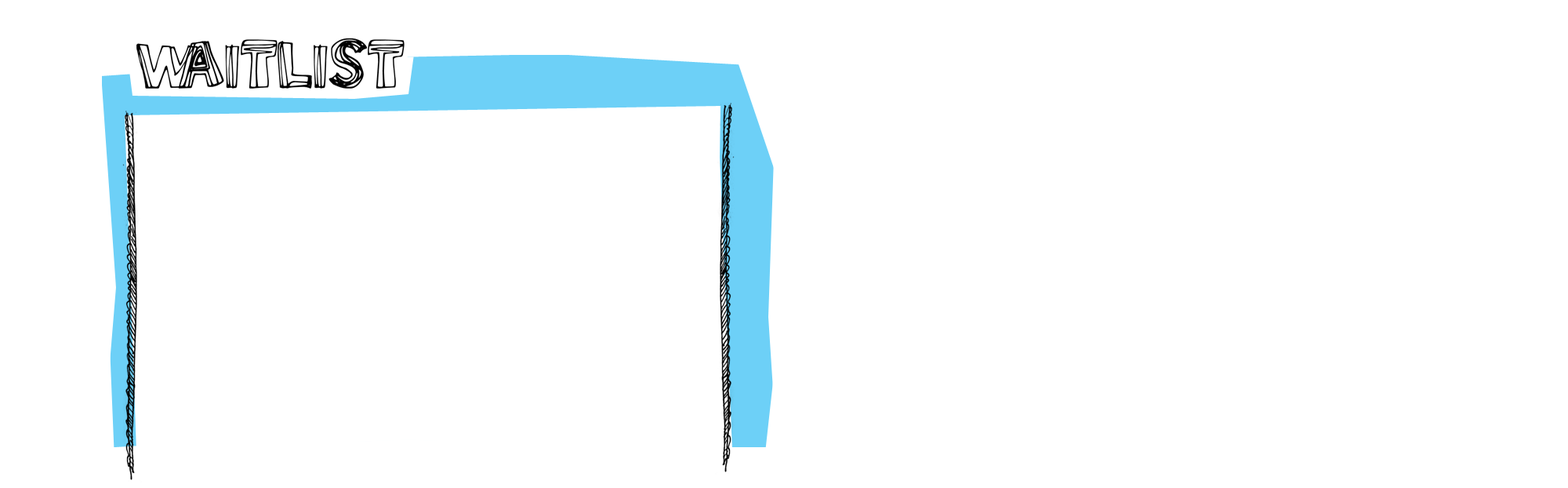
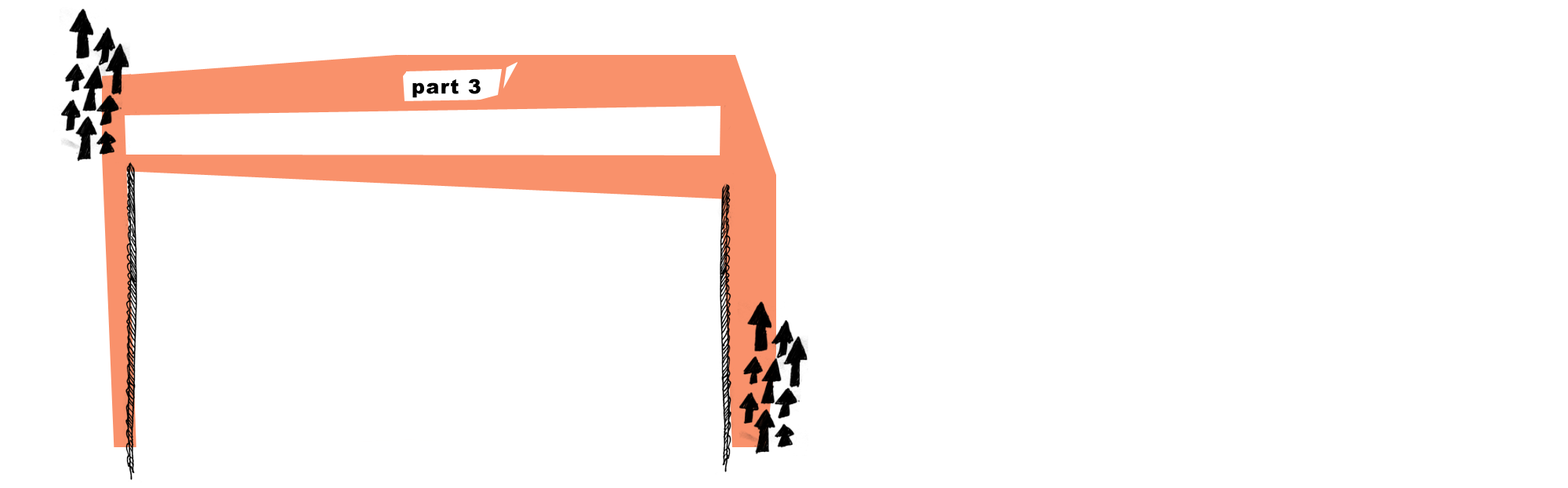
Layer changes from the first 1568x488 image to the second:
hid group "WAITLIST" (5 layers) over [53, 7, 809, 455]
showed group "FORM2" (9 layers) over [53, 7, 809, 455]
added layer "part 3" in group "FORM2" over [412, 78, 481, 98]
added layer "Layer 10" in group "FORM2" over [402, 61, 518, 102]
painted on "border copy 2" over [122, 101, 735, 191]
painted on "white copy" over [125, 154, 723, 200]
